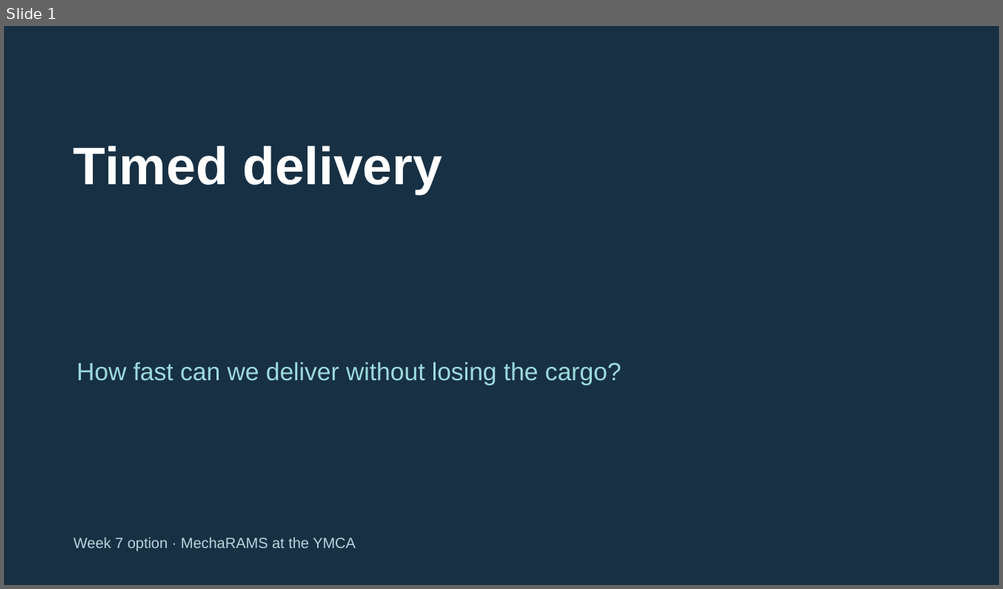
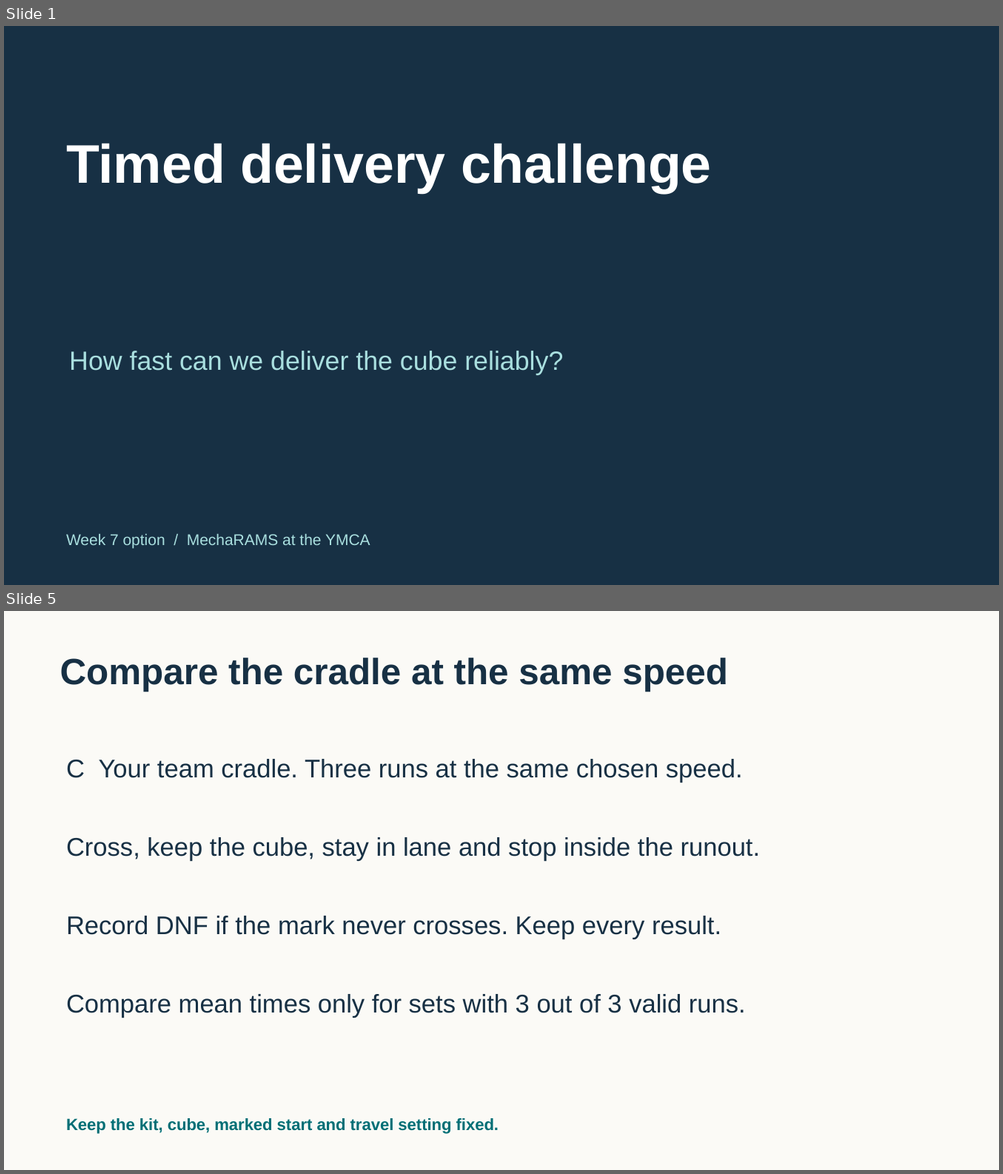
Before and after one commit to FRC999/YMCA-SPIKE-education, a slide deck: 03_Presentations/W07_speed_trial.pptx. Shown one above the other, each under a label of ours: slide 1 before the commit, slides 1 and 5 after it; the slides between them are not shown. The pictures are 1003x589 and 1003x1174 pixels, drawn with LibreOffice and Linux fonts; fonts in the diff are those of the drawing. Boxes give left, top, right and bottom in pixels: in the first picture for what was removed or moved away, otherwise in the second. Text is boxed around its words. In the diff, an @@ line names an element or a change of style, - is before the commit and + after.

Commit message:
Teach Week 7 timed delivery on the printed course

```diff
--- a/03_Presentations/W07_speed_trial.pptx
+++ b/03_Presentations/W07_speed_trial.pptx
@@ slide 5 added at (x1=4, y1=611, x2=999, y2=1170), background #FBFAF6 @@
@@ text added at (x1=60, y1=658, x2=728, y2=692), 35.2 pt, text #173044, bold @@
+Compare the cradle at the same speed
@@ text added at (x1=66, y1=759, x2=743, y2=783), 24.8 pt, text #173044 @@
+C Your team cradle. Three runs at the same chosen speed.
@@ text added at (x1=66, y1=837, x2=760, y2=861), 24.8 pt, text #173044 @@
+Cross, keep the cube, stay in lane and stop inside the runout.
@@ text added at (x1=66, y1=916, x2=721, y2=940), 24.8 pt, text #173044 @@
+Record DNF if the mark never crosses. Keep every result.
@@ text added at (x1=66, y1=994, x2=745, y2=1018), 24.8 pt, text #173044 @@
+Compare mean times only for sets with 3 out of 3 valid runs.
@@ text added at (x1=66, y1=1119, x2=498, y2=1134), 15.8 pt, text #006E75, bold @@
+Keep the kit, cube, marked start and travel setting fixed.
@@ slide 1 changed as well @@
@@ text at (x1=66, y1=143, x2=711, y2=193): text changed; size 51 to 52.5 pt @@
-Timed delivery
+Timed delivery challenge
@@ text at (x1=69, y1=351, x2=563, y2=375): text changed; size 24 to 25.5 pt; text colour #9DDADD to #A9DFDF @@
-How fast can we deliver without losing the cargo?
+How fast can we deliver the cube reliably?
@@ text at (x1=66, y1=534, x2=370, y2=548): text changed; size 14.2 to 15 pt; text colour #B9D4DC to #A9DFDF @@
-Week 7 option · MechaRAMS at the YMCA
+Week 7 option / MechaRAMS at the YMCA
```
Also in this commit, not shown: 1 other slide changed, 3 other slides added, 4 slides removed, 8 other files.
